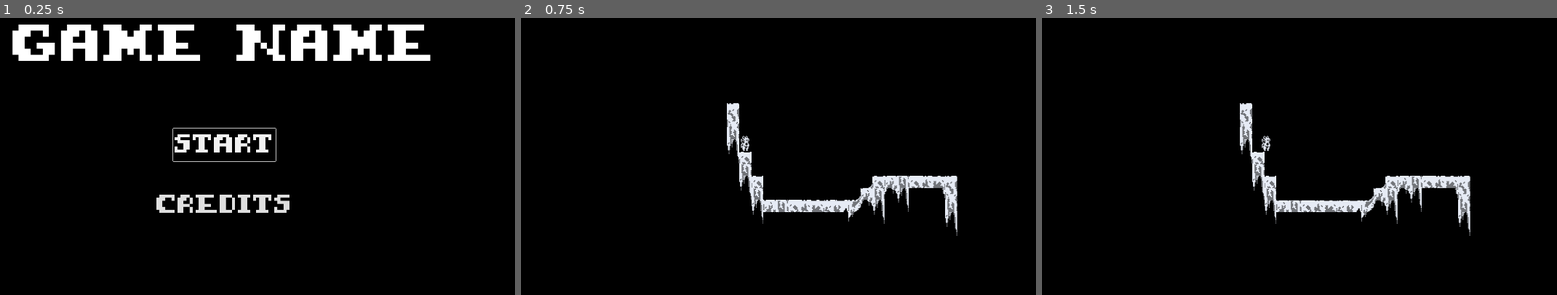
Above: before the commit, frames 1-3 (left to right).
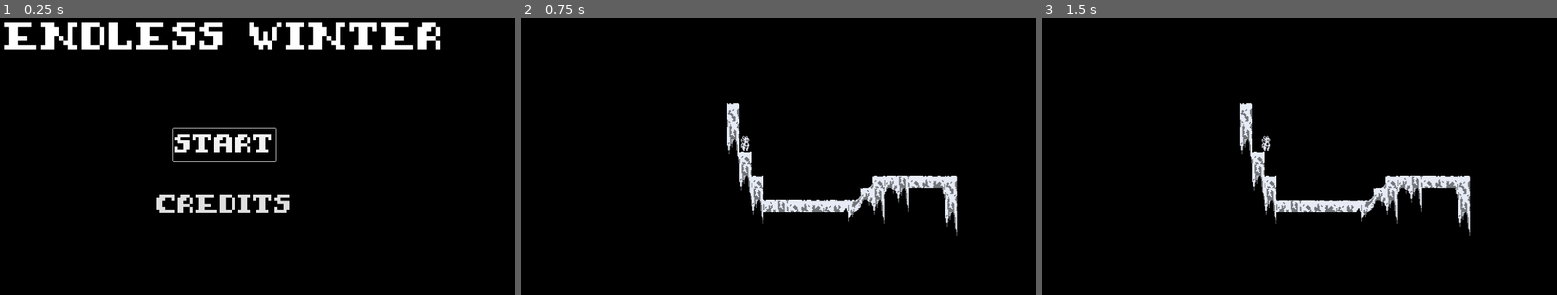
Above: after the commit, the same moments.

Repository: AstralRae/1BitJamNo5
Game: Godot game, scene res://main.tscn
Two runs of this game, one before a commit and one after it. Both use one fixed random seed, a clock stepped at 60 frames per second and the inputs below.
Inputs:
- Up to frame 1 (0.25 s): no input
- Up to frame 2 (0.75 s): click "Start" at 0.5 s
- Up to frame 3 (1.5 s): tap J (vine) at 1.25 s; hold Right (ui_right) from 1.28 s (still down); hold J (vine) from 1.28 s (still down)

The runs differ from the first frame. In frame 1, 6.3% of the frame differs, in the area x 0-86%, y 1-16%; in frame 2, nothing differs; in frame 3, nothing differs.

Commit message:
Sound Design

Diff:
--- a/level1.tscn
+++ b/level1.tscn
@@ -1,10 +1,14 @@
-[gd_scene load_steps=16 format=3 uid="uid://dsablm7buhxfq"]
+[gd_scene load_steps=20 format=3 uid="uid://dsablm7buhxfq"]
 
 [ext_resource type="PackedScene" uid="uid://csdot4mopow4n" path="res://level1layout.tscn" id="1_8ac8p"]
 [ext_resource type="Script" path="res://level_1.gd" id="1_s3v07"]
 [ext_resource type="PackedScene" uid="uid://lk87bq5dpccu" path="res://player.tscn" id="2_yrwx1"]
 [ext_resource type="Theme" uid="uid://b7q4t1noctulq" path="res://font_theme.tres" id="3_7hk28"]
 [ext_resource type="FontFile" uid="uid://teq6r0iaqjdw" path="res://yummy nickels.ttf" id="4_jwsg5"]
+[ext_resource type="AudioStream" uid="uid://g0abpe8gvxwc" path="res://assets/sound/Music Loop.wav" id="6_utm3l"]
+[ext_resource type="AudioStream" uid="uid://d2mjukelx3vvf" path="res://assets/sound/Popup Noise.wav" id="7_ffcni"]
+[ext_resource type="AudioStream" uid="uid://33rbkg8cvol8" path="res://assets/sound/Checkpoint Noise.wav" id="8_fx81f"]
+[ext_resource type="AudioStream" uid="uid://dp7104jsr0krv" path="res://assets/sound/Death Noise.wav" id="9_dcjnw"]
 
 [sub_resource type="RectangleShape2D" id="RectangleShape2D_2yyp2"]
 size = Vector2(190, 193.75)
@@ -217,6 +221,21 @@
 on the first
 try, right?"
 horizontal_alignment = 1
+
+[node name="Music" type="AudioStreamPlayer" parent="."]
+process_mode = 3
+stream = ExtResource("6_utm3l")
+volume_db = 16.0
+autoplay = true
+
+[node name="PopupNoise" type="AudioStreamPlayer" parent="."]
+stream = ExtResource("7_ffcni")
+
+[node name="CheckpointNoise" type="AudioStreamPlayer" parent="."]
+stream = ExtResource("8_fx81f")
+
+[node name="DeathNoise" type="AudioStreamPlayer" parent="."]
+stream = ExtResource("9_dcjnw")
 
 [connection signal="area_entered" from="Level1Layout/InitialWind" to="." method="_on_wind_area_entered" binds= [100.0, 180.0]]
 [connection signal="area_exited" from="Level1Layout/InitialWind" to="." method="_on_wind_area_exited"]
--- a/level_1.gd
+++ b/level_1.gd
@@ -1,24 +1,27 @@
 extends Node2D
 
+var Popup1 = false
+var Popup2 = false
+var Popup3 = false
+var Popup4 = false
+var Check1 = false
+var Check2 = false
 
 # Called when the node enters the scene tree for the first time.
 func _ready() -> void:
 	$Player.publicReset.call()
-	pass
-	# TODO: Play Level 1 music
 
 # Called every frame. 'delta' is the elapsed time since the previous frame.
 func _process(_delta) -> void:
 	pass
 
 func _on_killzone_area_entered(area: Area2D):
-	# TODO: Play death noise
+	$DeathNoise.play()
 	reset_level()
 
 func reset_level():
 	$Player.position = $PlayerSpawn.position
 	$Player.publicReset.call()
-	# TODO: Reset wind/obstacles/enemies/etc.
 
 func _on_wind_area_entered(area: Area2D, new_wind_speed: float, new_wind_angle: float):
 	$Player.WIND_SPEED = new_wind_speed
@@ -30,45 +33,57 @@
 
 func _on_first_popup_area_entered(area: Area2D):
 	$FirstPopup/Label.show()
-	# TODO: Add popup noise
+	if Popup1 == false:
+		$PopupNoise.play()
+		Popup1 = true
 
 func _on_first_popup_area_exited(area: Area2D):
 	$FirstPopup/Label.hide()
 
 func _on_second_popup_area_entered(area: Area2D):
 	$SecondPopup/Label.show()
-	# TODO: Add popup noise
+	if Popup2 == false:
+		$PopupNoise.play()
+		Popup2 = true
 
 func _on_second_popup_area_exited(area: Area2D):
 	$SecondPopup/Label.hide()
 
 func _on_third_popup_area_entered(area: Area2D):
 	$ThirdPopup/Label.show()
-	# TODO: Add popup noise
+	if Popup3 == false:
+		$PopupNoise.play()
+		Popup3 = true
 
 func _on_third_popup_area_exited(area: Area2D):
 	$ThirdPopup/Label.hide()
 
 func _on_fourth_popup_area_entered(area: Area2D):
 	$FourthPopup/Label.show()
-	# TODO: Add popup noise
+	if Popup4 == false:
+		$PopupNoise.play()
+		Popup4 = true
 
 func _on_fourth_popup_area_exited(area: Area2D):
 	$FourthPopup/Label.hide()
 
 func _on_first_checkpoint_area_entered(area: Area2D):
-	$PlayerSpawn.position = $FirstCheckpoint/Marker2D.position
-	$FirstCheckpoint/Label.show()
-	# TODO: Add popup noise
+	if Check1 == false:
+		$PlayerSpawn.position = $FirstCheckpoint/Marker2D.position
+		$FirstCheckpoint/Label.show()
+		$CheckpointNoise.play()
+		Check1 = true
 
 func _on_first_checkpoint_area_exited(area: Area2D):
 	$FirstCheckpoint/Label.hide()
 
 
 func _on_second_checkpoint_area_entered(area: Area2D) -> void:
-	$PlayerSpawn.position = $SecondCheckpoint/Marker2D.position
-	$SecondCheckpoint/Label.show()
-	# TODO: Add popup noise
+	if Check2 == false:
+		$PlayerSpawn.position = $SecondCheckpoint/Marker2D.position
+		$SecondCheckpoint/Label.show()
+		$CheckpointNoise.play()
+		Check2 = true
 
 func _on_second_checkpoint_area_exited(area: Area2D) -> void:
 	$SecondCheckpoint/Label.hide()
--- a/main.gd
+++ b/main.gd
@@ -2,7 +2,6 @@
 
 # Called when the node enters the scene tree for the first time.
 func _ready():
-	# TODO: Play menu music (add to Main tree to so it plays on both menus)
 	pass
 
 # Called every frame. 'delta' is the elapsed time since the previous frame.
--- a/main.tscn
+++ b/main.tscn
@@ -1,8 +1,9 @@
-[gd_scene load_steps=4 format=3 uid="uid://cokiy6vht4ea2"]
+[gd_scene load_steps=5 format=3 uid="uid://cokiy6vht4ea2"]
 
 [ext_resource type="Script" path="res://main.gd" id="1_aaebn"]
 [ext_resource type="PackedScene" uid="uid://3nwwr0oaimtn" path="res://menu.tscn" id="2_beqju"]
 [ext_resource type="PackedScene" uid="uid://bllcvxum6uyju" path="res://credits.tscn" id="3_bfdqn"]
+[ext_resource type="AudioStream" uid="uid://g0abpe8gvxwc" path="res://assets/sound/Music Loop.wav" id="4_unwt4"]
 
 [node name="Main" type="Node"]
 process_mode = 3
@@ -12,6 +13,12 @@
 
 [node name="Menu" parent="." instance=ExtResource("2_beqju")]
 
+[node name="Music" type="AudioStreamPlayer" parent="."]
+process_mode = 3
+stream = ExtResource("4_unwt4")
+volume_db = 8.0
+autoplay = true
+
 [connection signal="menu_signal" from="Credits" to="." method="_on_credits_menu_signal"]
 [connection signal="credit_signal" from="Menu" to="." method="_on_menu_credit_signal"]
 [connection signal="start_signal" from="Menu" to="." method="_on_menu_start_signal"]
--- a/menu.tscn
+++ b/menu.tscn
@@ -29,9 +29,9 @@
 offset_bottom = 518.0
 grow_horizontal = 2
 theme = ExtResource("1_yiic3")
-theme_override_font_sizes/normal_font_size = 200
+theme_override_font_sizes/normal_font_size = 150
 bbcode_enabled = true
-text = "[center]Game Name[/center]"
+text = "[center]Endless Winter[/center]"
 
 [node name="StartButton" type="Button" parent="."]
 layout_mode = 1
Not shown, added: assets/sound/Checkpoint Noise.wav.import
Not shown, added: assets/sound/Death Noise.wav.import
Not shown, added: assets/sound/Music Loop.wav.import
Not shown, added: assets/sound/Popup Noise.wav.import
Not shown, added: assets/sound/Checkpoint Noise.wav
Not shown, added: assets/sound/Death Noise.wav
Not shown, added: assets/sound/Music Loop.wav
Not shown, added: assets/sound/Popup Noise.wav
